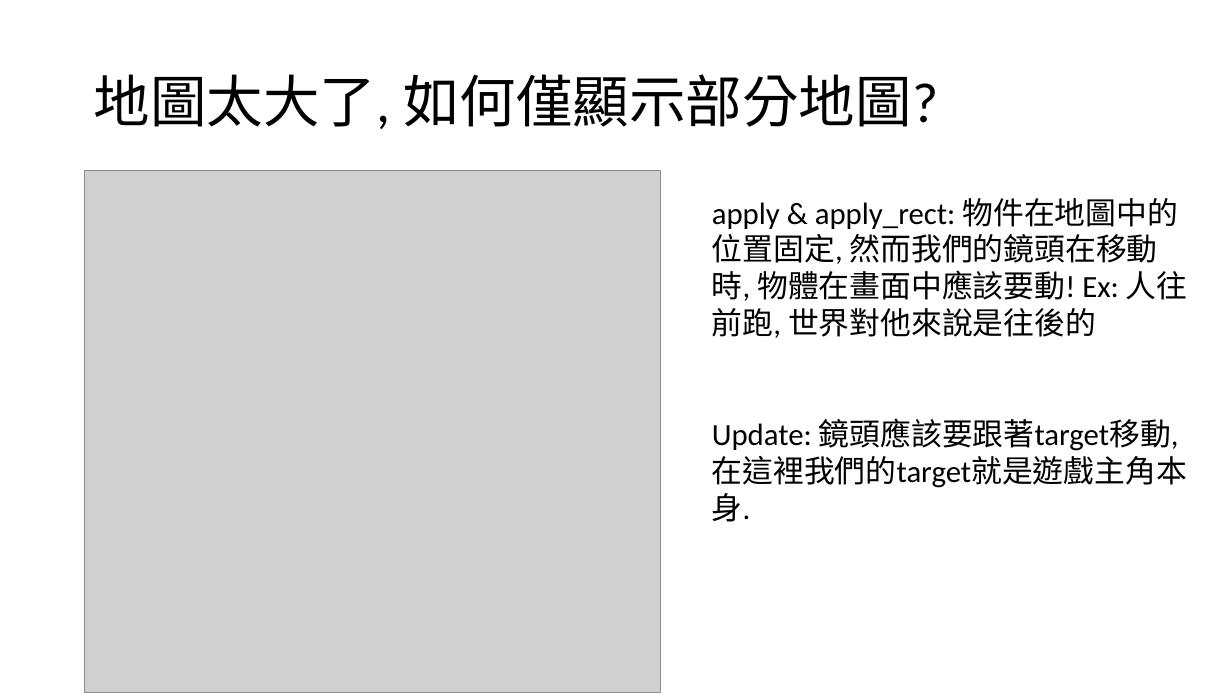
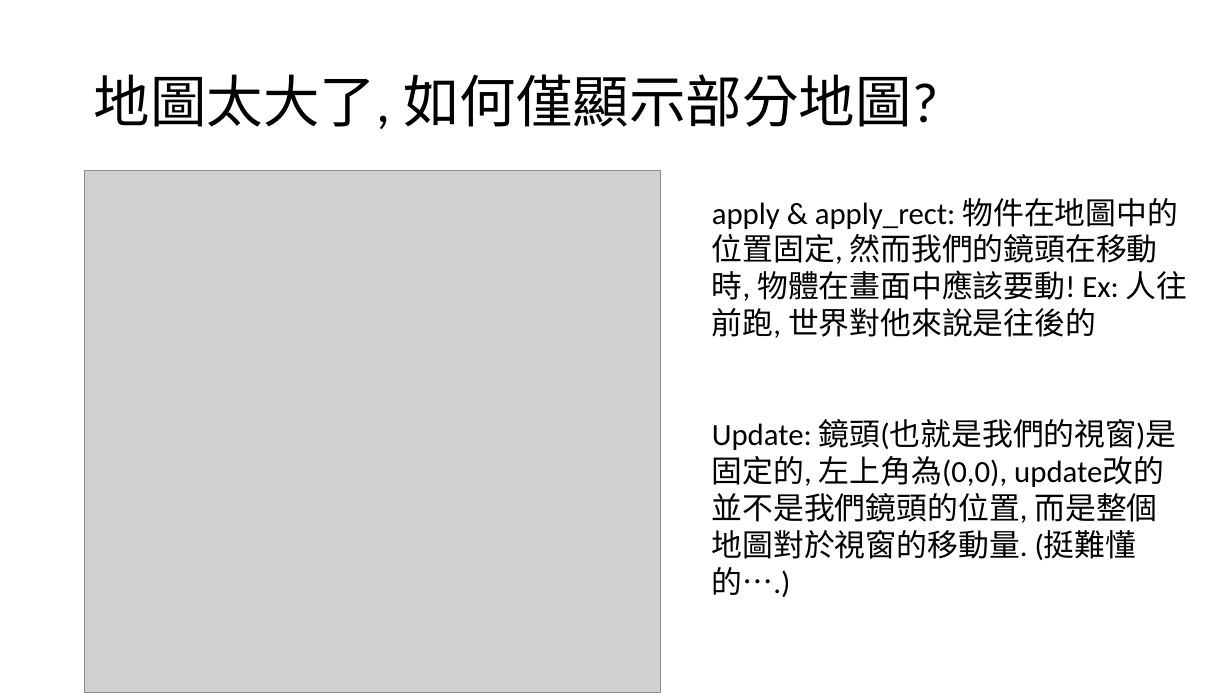
Before and after one commit to cmpss92140/EECS_SUMMER_CAMP, a slide deck: slide 21 of 2018電資營_資工實作_game.pptx. Drawn at 1232x693 pixels with LibreOffice and Linux fonts; fonts in the diff are those of the drawing; grey boxes stand for pictures. Boxes give left, top, right and bottom in pixels: in the first picture for what was removed or moved away, otherwise in the second. Text is boxed around its words. In the diff, an @@ line names an element or a change of style, - is before the commit and + after.

Commit message:
modified:   "2018\351\233\273\350\263\207\347\207\237_\350\263\207\345\267\245\345\257\246\344\275\234_game.pptx"

```diff
--- a/2018電資營_資工實作_game.pptx
+++ b/2018電資營_資工實作_game.pptx
@@ text at (712, 419, 1176, 597): text changed @@
-Update: 鏡頭應該要跟著target移動, 在這裡我們的target就是遊戲主角本身.
+Update: 鏡頭(也就是我們的視窗)是固定的, 左上角為(0,0), update改的並不是我們鏡頭的位置, 而是整個地圖對於視窗的移動量. (挺難懂的….)
```
